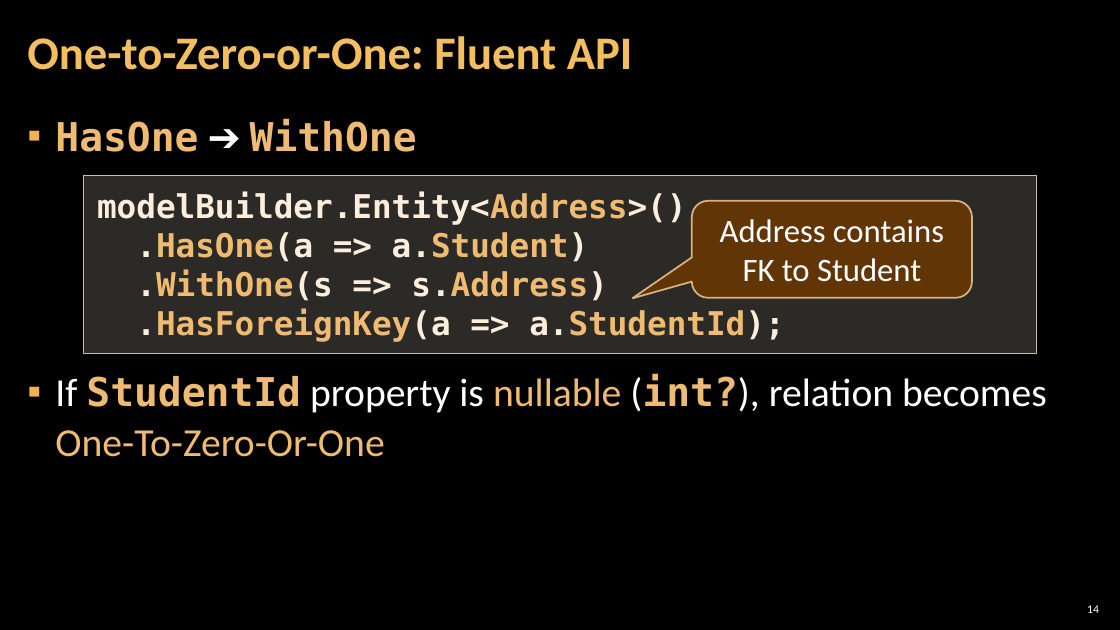
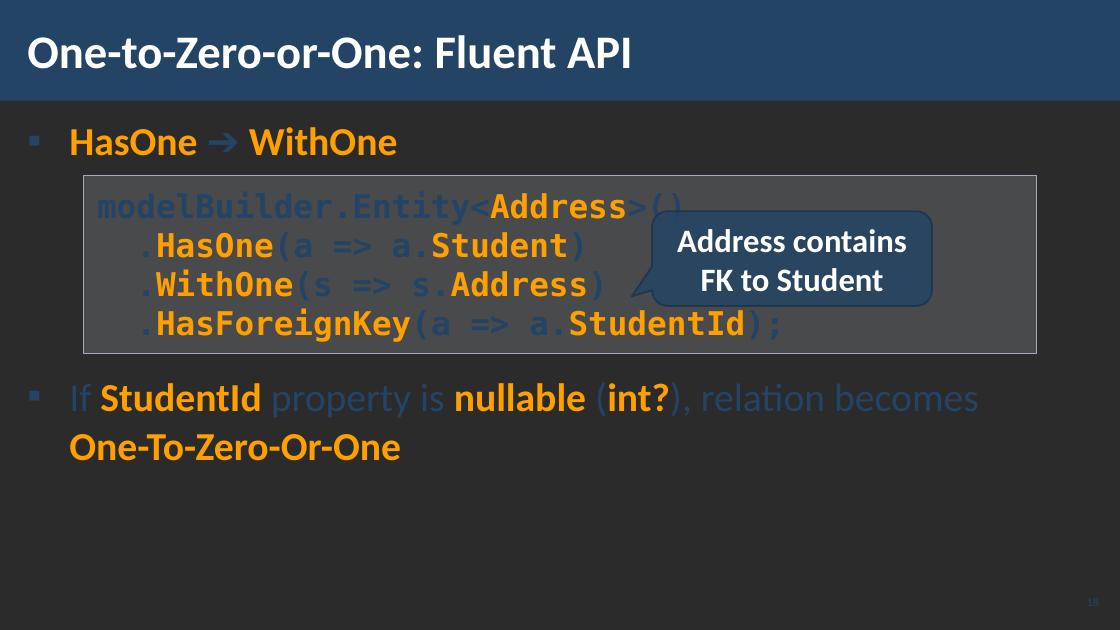
Before and after one commit to pirocorp/Databases-Advanced---Entity-Framework, a slide deck: slide 18 of 05. Entity Relations/05. DB-Advanced-EF-Core-Entity-Relations.pptx (slide 14 before the commit). Drawn at 1120x630 pixels with LibreOffice and Linux fonts; fonts in the diff are those of the drawing; background and template pictures are left out; a plain dark background stands for a picture behind light text. Boxes give left, top, right and bottom in pixels: in the first picture for what was removed or moved away, otherwise in the second. Text is boxed around its words. In the diff, an @@ line names an element or a change of style, - is before the commit and + after.

```diff
--- a/05. Entity Relations/05. DB-Advanced-EF-Core-Entity-Relations.pptx
+++ b/05. Entity Relations/05. DB-Advanced-EF-Core-Entity-Relations.pptx
@@ rectangle added at (x1=0, y1=0, x2=1120, y2=101), fill #234465 @@
@@ title "One-to-Zero-or-One: Fluent API" at (x1=27, y1=35, x2=632, y2=69): text colour #F3BE60 to #FFFFFF; line spacing 0.9 to 1 @@
@@ text "HasOne ➔ WithOne" at (x1=69, y1=127, x2=692, y2=461): font DejaVu Sans Mono to Calibri in "HasOne WithOne", "StudentId (int?),"; text colour #EFBB72 to #FFA000 in "HasOne WithOne", "StudentId nullable (int?), One-To-Zero-Or-One"; text colour #FFFFFF to #234465 in "➔", "If property is (int?), relation becomes"; bold on in "nullable One-To-Zero-Or-One"; indent changed; bullet colour #F2B254 to #234465 @@
@@ rectangle "modelBuilder.Entity<Address>()" at (x1=84, y1=176, x2=1036, y2=354): text colour #FBEEDC to #234465 in "modelBuilder.Entity<Address>()", ".HasOne(a => a.Student)", ".WithOne(s => s.Address)", ".HasForeignKey(a => a.StudentId);"; text colour #EFBB72 to #FFA000 in "modelBuilder.Entity<Address>()", ".HasOne(a a.Student)", ".WithOne(s s.Address)", ".HasForeignKey(a a.StudentId);"; fill #D9D5C7 at 20% opacity to #C2C7D2 at 20% opacity; outline #C7BFAC 1 pt to #A3ABBC 1 pt @@
@@ rounded speech box "Address contains FK to Student" moved from (x1=691, y1=201, x2=971, y2=297) to (x1=652, y1=211, x2=932, y2=306) @@
@@ rounded speech box "Address contains FK to Student" at (x1=652, y1=211, x2=932, y2=306): bold on; fill #663606 at 95% opacity to #234465 at 80% opacity; outline #F8D49E 1.5 pt to #1A334C 1.5 pt; proportions changed @@
@@ page number added at (x1=1063, y1=588, x2=1102, y2=617), 10 pt, text #234465 @@
+18
@@ page number removed at (x1=1087, y1=605, x2=1099, y2=613) @@
-14
```
Also in this commit, not shown: 27 other slides changed, 27 slides added, 3 slides removed.
